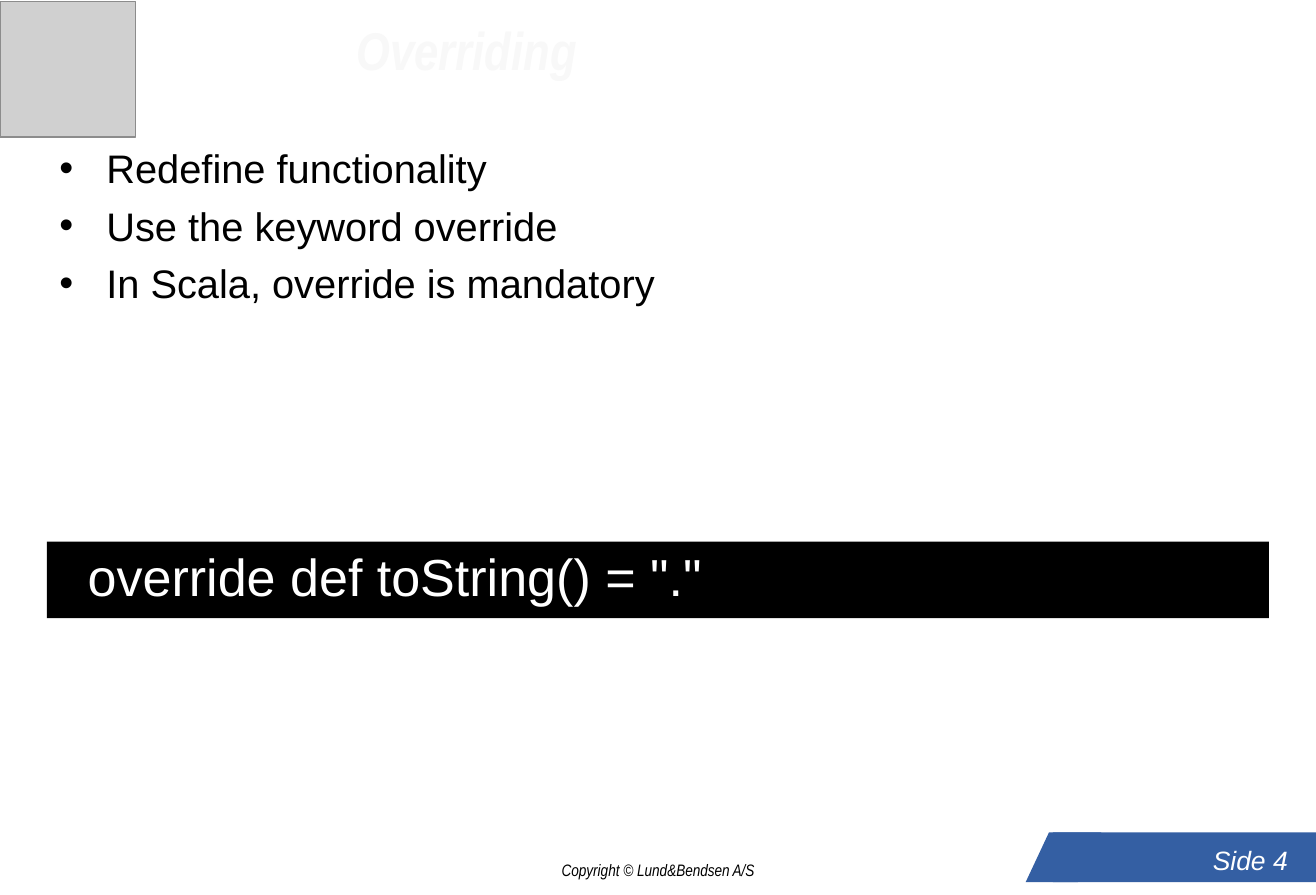
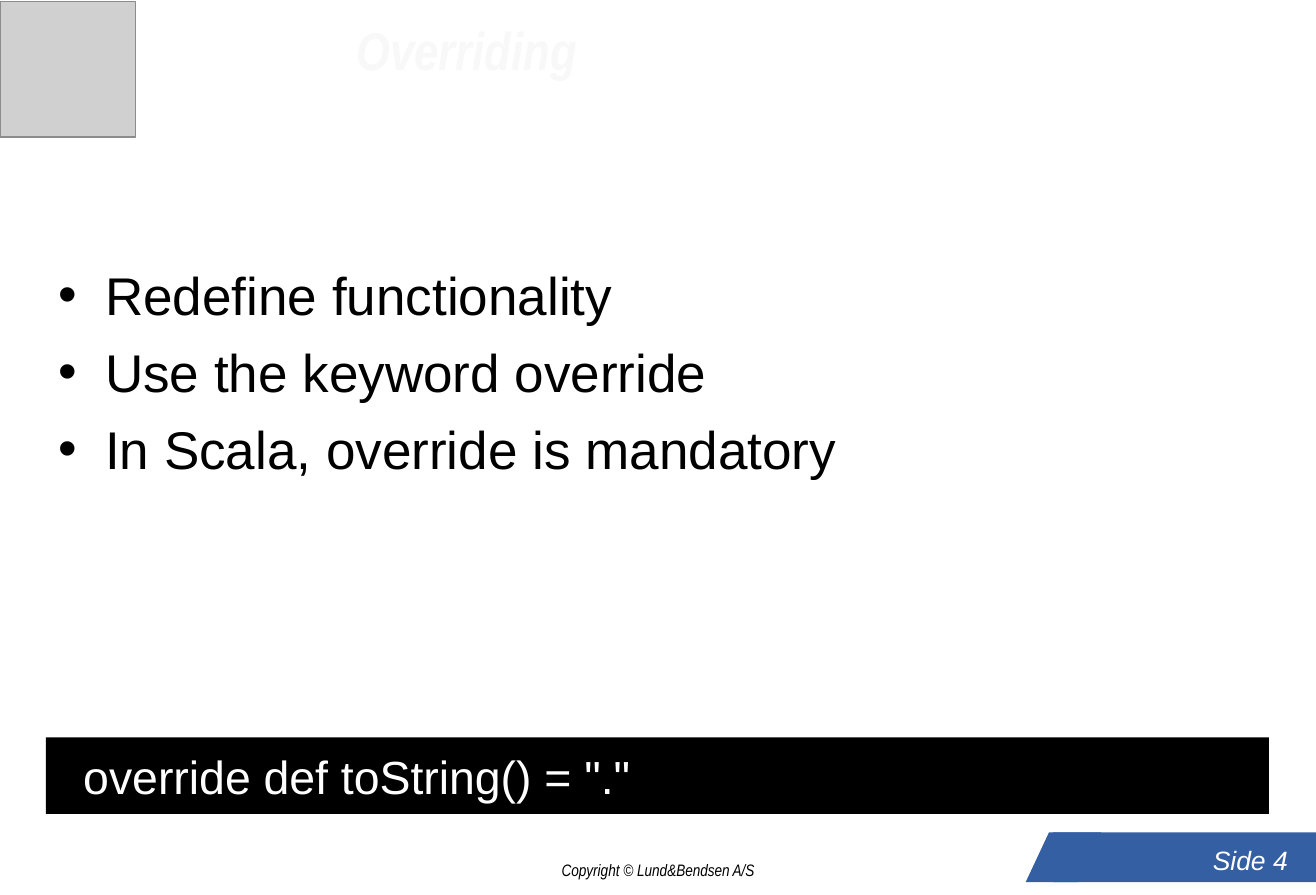
Before and after one commit to LundOgBendsen/LBE2921-Scala, a slide deck: slide 4 of slides/06_class_hierarchies.ppt. Drawn at 1316x895 pixels with LibreOffice and Linux fonts; fonts in the diff are those of the drawing; grey boxes stand for pictures; background and template pictures are left out. Boxes give left, top, right and bottom in pixels: in the first picture for what was removed or moved away, otherwise in the second. Text is boxed around its words. In the diff, an @@ line names an element or a change of style, - is before the commit and + after.

```diff
--- a/slides/06_class_hierarchies.ppt
+++ b/slides/06_class_hierarchies.ppt
@@ text "Redefine functionality" at <box>105,276,837,479</box>: size 24 to 32 pt; more space between paragraphs @@
@@ rectangle "override def toString() = "."": place and size @@
-rectangle "override def toString() = "."" at <box>47,542,1269,619</box>
+rectangle "override def toString() = "."" at <box>45,738,1269,814</box>
@@ rectangle "override def toString() = "."" at <box>45,738,1269,814</box>: size 31.4 to 28 pt; line spacing 0.9 to 1; less space between paragraphs @@
```
Also in this commit, not shown: 4 other slides changed, 7 other files.
